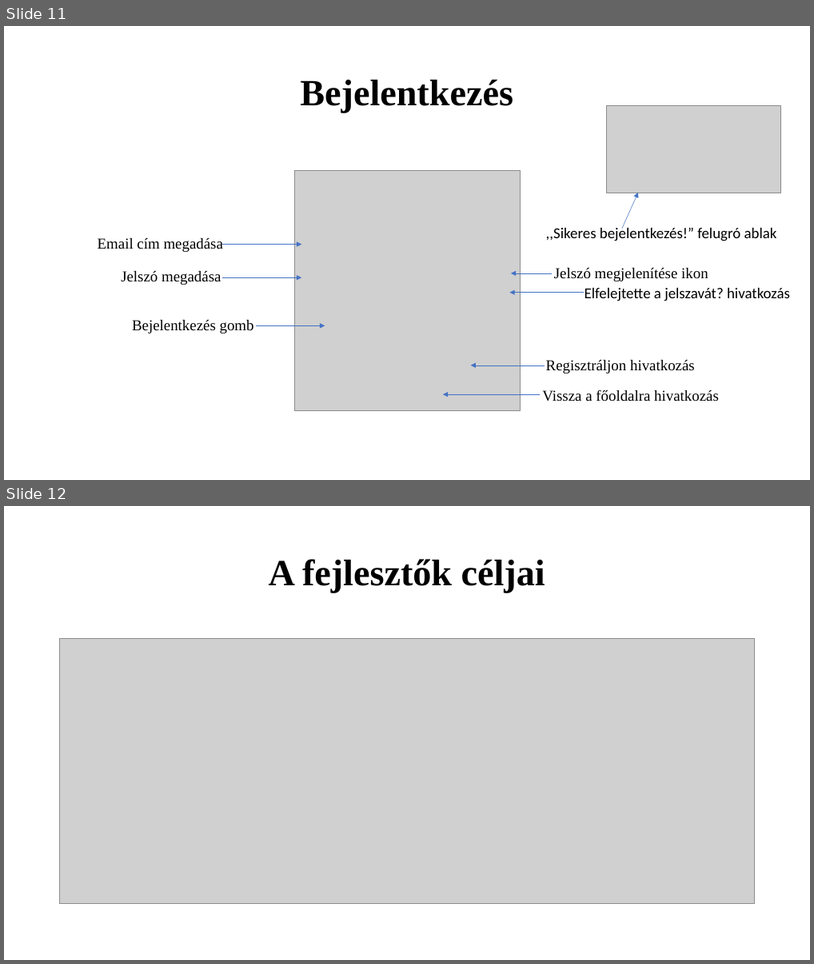
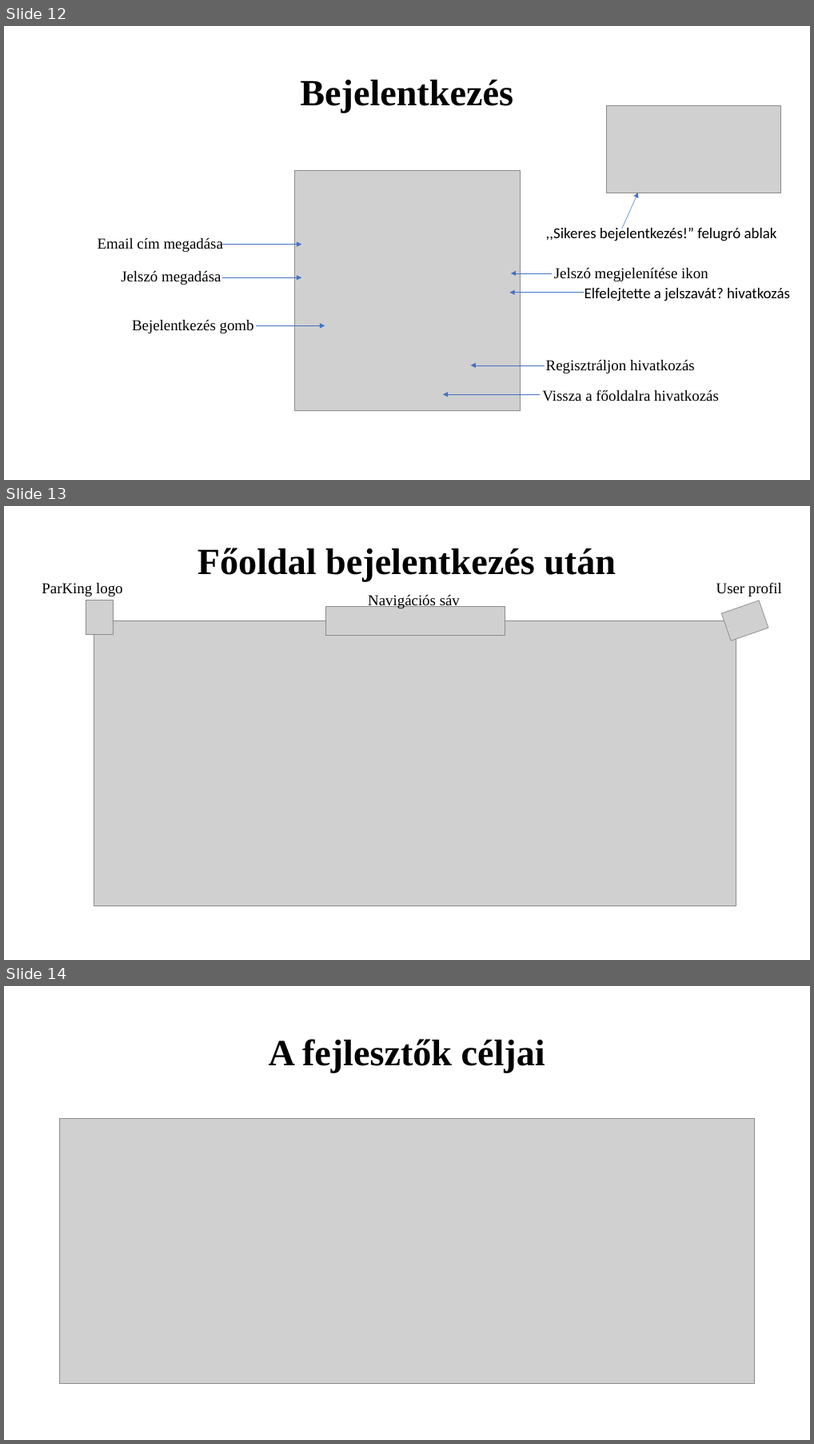
Before and after one commit to K0RN3L07/ParKing, a slide deck: Dokumentumok/ParKing-prezentacio.pptx. Shown one above the other, each under a label of ours: slides 11 and 12 before the commit, slides 12, 13 and 14 after it. The pictures are 814x964 and 814x1444 pixels, drawn with LibreOffice and Linux fonts; fonts in the diff are those of the drawing; grey boxes stand for pictures. Boxes give left, top, right and bottom in pixels: in the first picture for what was removed or moved away, otherwise in the second. Text is boxed around its words. In the diff, an @@ line names an element or a change of style, - is before the commit and + after.

```diff
--- a/Dokumentumok/ParKing-prezentacio.pptx
+++ b/Dokumentumok/ParKing-prezentacio.pptx
@@ slide 13 added at <box>4,506,810,960</box>, background #FFFFFF @@
@@ title added at <box>198,548,616,581</box>, 44 pt, text #000000, bold @@
+Főoldal bejelentkezés után
@@ text added at <box>42,583,123,596</box>, 18 pt, text #000000 @@
+ParKing logo
@@ picture added at <box>86,600,114,634</box> @@
@@ text added at <box>368,595,460,608</box>, 18 pt, text #000000 @@
+Navigációs sáv
@@ text added at <box>717,582,782,596</box>, 18 pt, text #000000 @@
+User profil
@@ picture added at <box>722,600,770,640</box> @@
@@ picture added at <box>94,620,737,905</box> @@
@@ picture added at <box>326,606,506,635</box> @@
@@ what was slide 11 is now slide 12 @@
@@ what was slide 12 is now slide 14 @@
```
Also in this commit, not shown: 4 slides changed, 1 other slide added.
